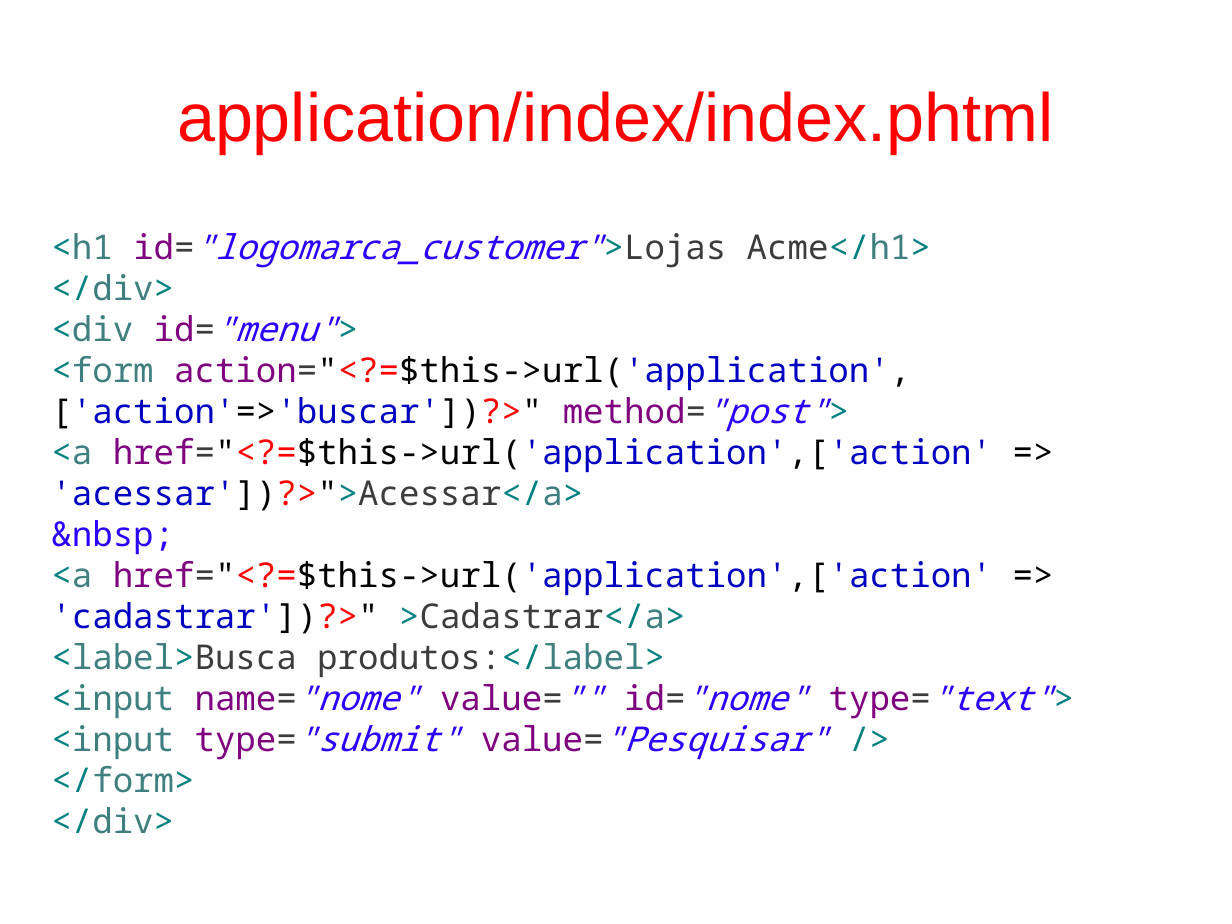
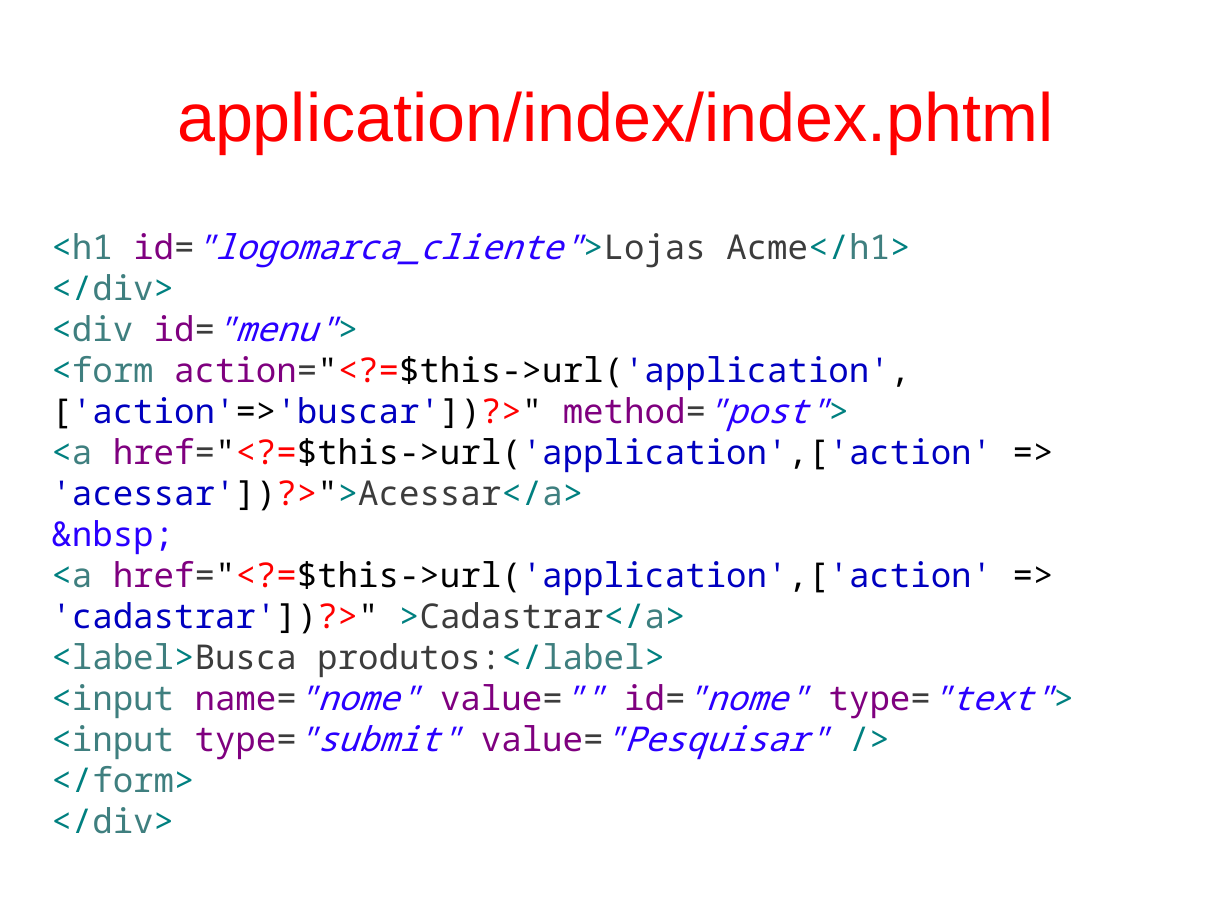
Before and after one commit to fgsl/lojasacme, a slide deck: slide 59 of docs/tutorial.odp (slide 58 before the commit). Drawn at 1232x924 pixels with LibreOffice and Linux fonts; fonts in the diff are those of the drawing. Boxes give left, top, right and bottom in pixels: in the first picture for what was removed or moved away, otherwise in the second. Text is boxed around its words. In the diff, an @@ line names an element or a change of style, - is before the commit and + after.

```diff
--- a/docs/tutorial.odp
+++ b/docs/tutorial.odp
@@ text at (x1=51, y1=233, x2=910, y2=268): text changed @@
-<h1 id="logomarca_customer">Lojas Acme</h1>
+<h1 id="logomarca_cliente">Lojas Acme</h1>
```
Also in this commit, not shown: 9 other slides changed, 3 slides added, 2 slides removed, 4 other files.
